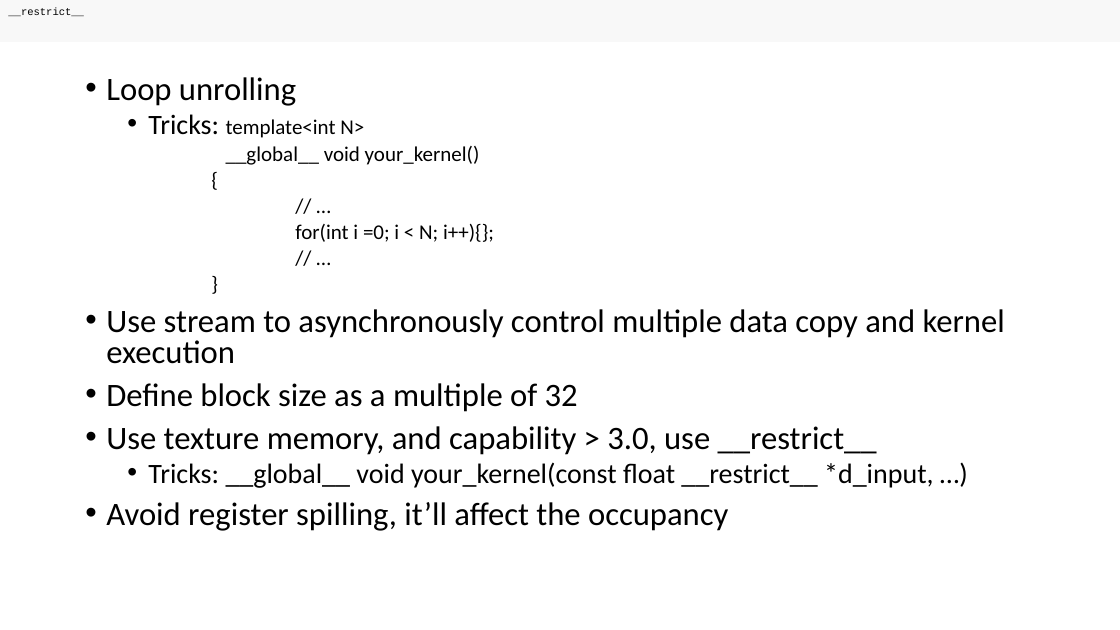
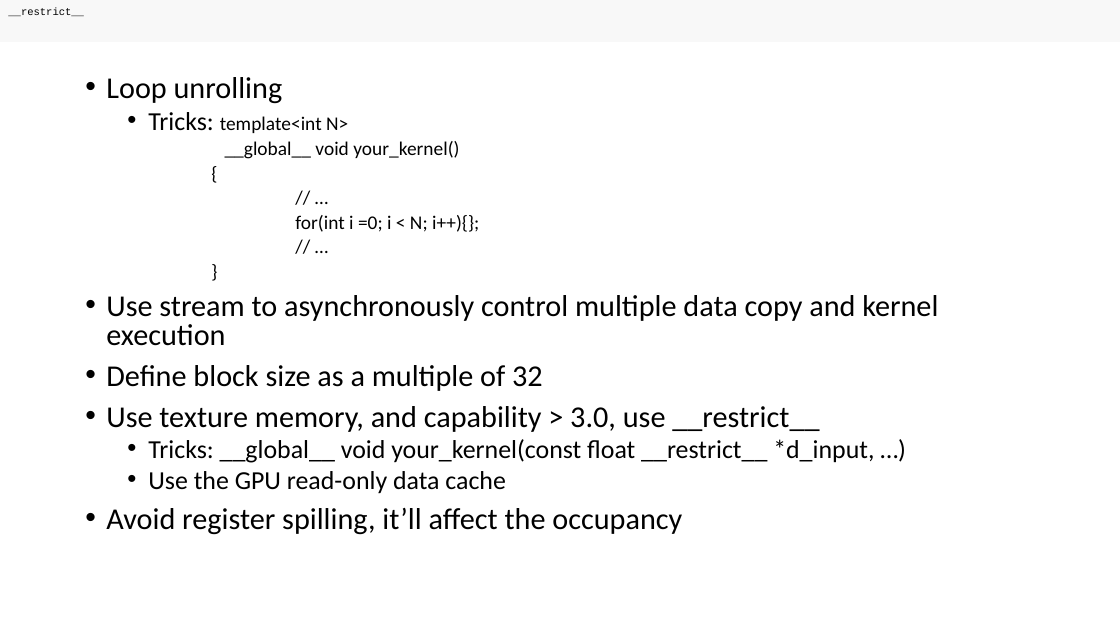
Before and after one commit to Dengjianping/JenkinsTest, a slide deck: slide 7 of cuda_leaning.pptx. Drawn at 1120x630 pixels with LibreOffice and Linux fonts; fonts in the diff are those of the drawing. Boxes give left, top, right and bottom in pixels: in the first picture for what was removed or moved away, otherwise in the second. Text is boxed around its words. In the diff, an @@ line names an element or a change of style, - is before the commit and + after.

```diff
--- a/cuda_leaning.pptx
+++ b/cuda_leaning.pptx
@@ text at (106, 77, 938, 535): size 28 to 25.9 pt in "Loop unrolling", "Use stream to asynchronously control multiple data ...", "Define block size as a multiple of ...", "Use texture memory, and capability > 3.0, ..." and 1 more places; size 24 to 22.2 pt in "Tricks:", "Tricks: __global__ void your_kernel(const float __restrict__ ..."; size 18 to 16.6 pt in "template<int N>", "__global__ void your_kernel()", "{", "// …" and 3 more places @@
@@ text at (148, 471, 506, 494): paragraph added @@
+  • Use the GPU read-only data cache
```
Also in this commit, not shown: 1 other slide changed.
